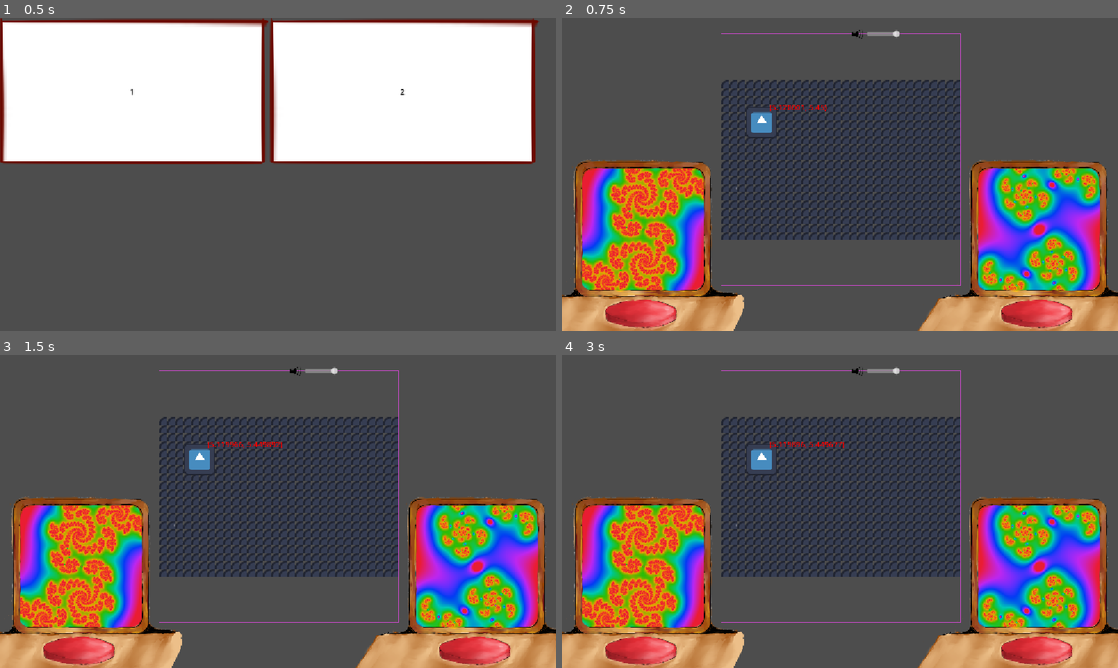
Above: before the commit, frames 1-4 (two rows, left to right).
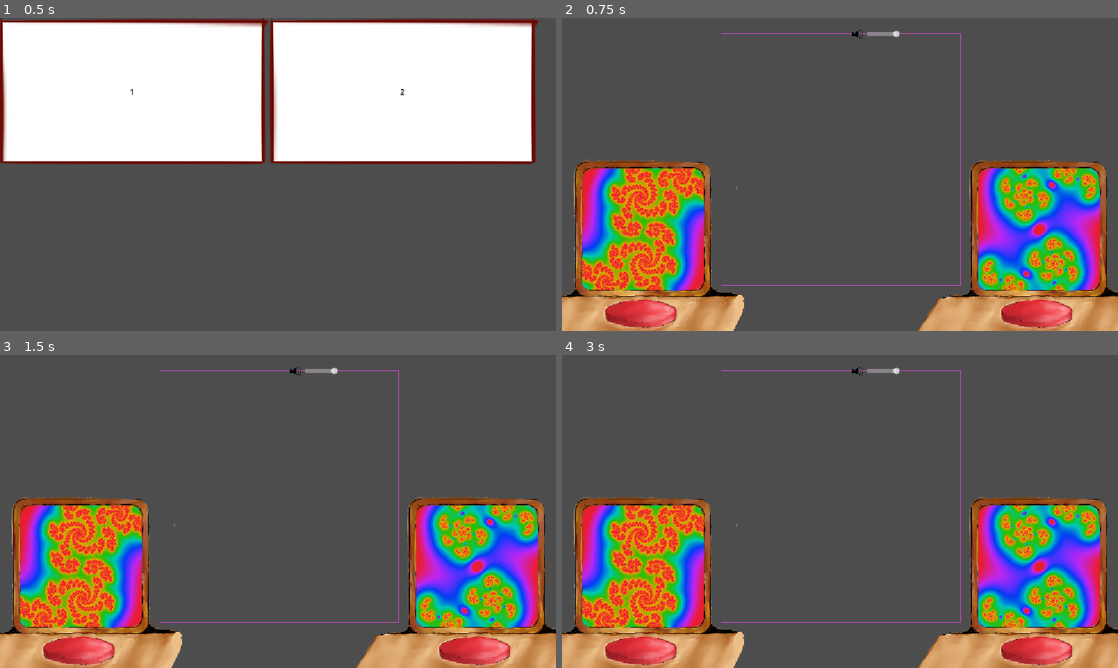
Above: after the commit, the same moments.

Repository: Wallted/ldjam-59
Game: Godot game, scene res://main.tscn
Same seed, same stepped clock (60 frames per second), same inputs: the game is played once before the commit and once after it. The engine's default icon, where the game draws it, is replaced by a stand-in: a white triangle on a blue panel in a dark square.
Inputs (mouse positions are in pixels of both pictures, inside the frame that each line leads up to):
- Up to frame 1 (0.5 s): no input
- Up to frame 2 (0.75 s): click "1" at 0.5 s
- Up to frame 3 (1.5 s): click (200, 458) at 1.27 s
- Up to frame 4 (3 s): click (762, 458) at 2.02 s; click (762, 458) at 2.77 s

Frame 1 is identical in both runs. In frame 2, 8.5% of the frame differs, in the area x 28-72%, y 19-71%; in frame 3, 8.6%; in frame 4, 8.6%.
Error after the commit: Parse Error: Could not find type "GridAnimal" in the current scope. (res://zoo_space.gd:22)

Commit message:
ci: fix pull request workflow
Signed-off-by: Grzegorz Choiński <grzegorzchoinski97@gmail.com>

Diff:
--- a/grid_animal.gd
+++ b/grid_animal.gd
@@ -1,4 +1,3 @@
-class_name GridAnimal
 extends Node2D
 
 @export var zoo_space: ZooSpace
Not shown, changed: .github/workflows/pull_request.yml
